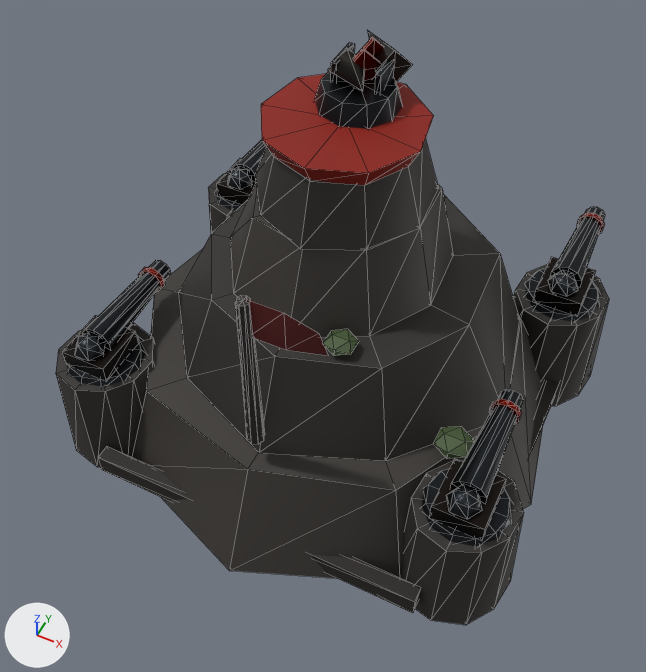
Before and after pictures for a commit that changed the glTF model public/gltf/boss-islewrath.glb.
Camera for both pictures: a 50 mm camera at (0.82, -1.78, 2.77) aimed at (-0.04, -0.04, 0.6). The axes (+X, +Y, +Z) are drawn at lower left. The lights are the same throughout. The picture after the commit comes second. Mesh edges are drawn as thin lines. Where no turn or scale is listed for an object, it has been applied to the vertices. Vertices at exactly the same position are counted once.

The scene before the commit, as lines of its bpy script (objects in view):
```python
me_mesh_0 = bpy.data.meshes.new('Mesh_0')
me_mesh_0.from_pydata(...)  # 322 vertices, 536 faces; spans x -0.76..0.77, y -0.76..1.15, z -0.03..1.42
me_mesh_0.materials.append(mat_boss_island)
me_mesh_1 = bpy.data.meshes.new('Mesh_1')
me_mesh_1.from_pydata(...)  # 107 vertices, 176 faces; spans x -0.13..0.13, y -0.13..0.34, z -0.01..0.137
me_mesh_1.materials.append(mat_boss_gun)
me_mesh_2 = bpy.data.meshes.new('Mesh_2')
me_mesh_2.from_pydata(...)  # 72 vertices, 112 faces; spans x -0.114..0.114, y -0.12..0.201, z -0.01..0.146
me_mesh_2.materials.append(mat_boss_gun)
ob_boss_gun_mesh_gun_t1 = bpy.data.objects.new('boss-gun-mesh-gun_t1', me_mesh_1)
ob_boss_gun_mesh_gun_t1.parent = ob_gun_t1
ob_boss_gun_mesh_gun_t1.location = (0.0, 0.0, 0.0)
ob_boss_gun_mesh_gun_t2 = bpy.data.objects.new('boss-gun-mesh-gun_t2', me_mesh_1)
ob_boss_gun_mesh_gun_t2.parent = ob_gun_t2
ob_boss_gun_mesh_gun_t2.location = (0.0, 0.0, 0.0)
ob_boss_gun_mesh_gun_t3 = bpy.data.objects.new('boss-gun-mesh-gun_t3', me_mesh_1)
ob_boss_gun_mesh_gun_t3.parent = ob_gun_t3
ob_boss_gun_mesh_gun_t3.location = (0.0, 0.0, 0.0)
ob_boss_gun_mesh_gun_t4 = bpy.data.objects.new('boss-gun-mesh-gun_t4', me_mesh_1)
ob_boss_gun_mesh_gun_t4.parent = ob_gun_t4
ob_boss_gun_mesh_gun_t4.location = (0.0, 0.0, 0.0)
ob_boss_island_mesh = bpy.data.objects.new('boss-island-mesh', me_mesh_0)
ob_boss_island_mesh.location = (0.0, 0.0, 0.0)
ob_boss_laser_mesh = bpy.data.objects.new('boss-laser-mesh', me_mesh_2)
ob_boss_laser_mesh.location = (0.0, 0.08, 1.42)
ob_gun_t3 = bpy.data.objects.new('gun_t3', None)
ob_gun_t3.parent = ob_boss_islewrath
ob_gun_t3.location = (-0.6, -0.45, 0.64)
ob_gun_t4 = bpy.data.objects.new('gun_t4', None)
ob_gun_t4.parent = ob_boss_islewrath
ob_gun_t4.location = (0.6, -0.45, 0.64)
```
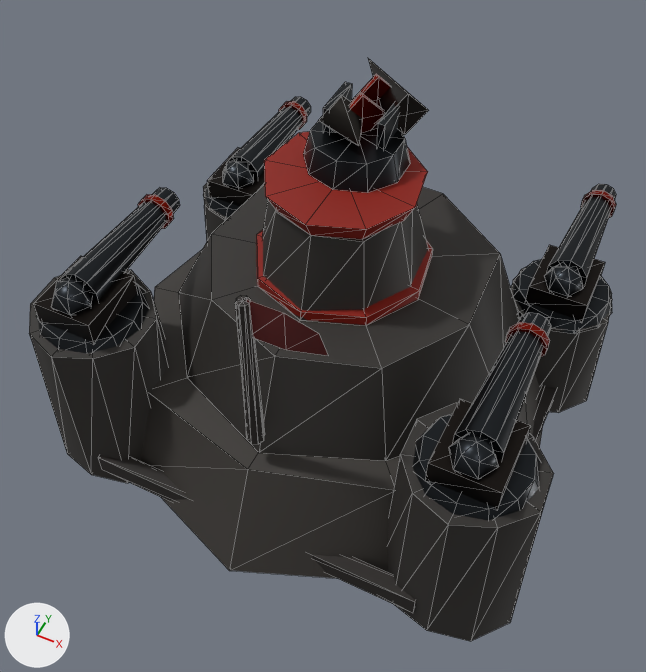
ob_gun_t3 is not drawn itself; it is the parent of ob_boss_gun_mesh_gun_t3, ob_muzzle_002, ob_hit_core_002.
ob_gun_t4 is not drawn itself; it is the parent of ob_boss_gun_mesh_gun_t4, ob_muzzle_003, ob_hit_core_003.

Boxes (x1, y1, x2, y2) around the edits, measured in the pictures (646 x 672 px; the box of a moved part takes in the faces that stretch with it):
'boss-island-mesh', reshaped (7% shorter)
    before: (56, 74, 609, 625)
    after: (29, 131, 612, 641)
'boss-gun-mesh-gun_t4', reshaped, moved (37% wider, 32% taller)
    before: (422, 389, 523, 546)
    after: (412, 312, 551, 520)
'boss-gun-mesh-gun_t3', reshaped, moved (34% wider, 32% taller)
    before: (62, 260, 171, 386)
    after: (34, 187, 180, 354)
'boss-laser-mesh', reshaped, moved (27% wider, 36% taller)
    before: (314, 30, 413, 129)
    after: (303, 58, 429, 193)
'boss-gun-mesh-gun_t2', reshaped (30% wider, 30% taller)
    before: (525, 207, 605, 322)
    after: (512, 184, 616, 334)
'boss-gun-mesh-gun_t1', reshaped
    before: (215, 140, 266, 211)
    after: (203, 97, 311, 217)
part 1 of me_mesh_0, added (red)
    after: (256, 230, 433, 325)
part 2 of me_mesh_0, deleted (red)
    before: (261, 74, 475, 459)
part 3 of me_mesh_0, moved or reshaped
    before: (56, 323, 524, 625)
    after: (29, 269, 554, 641)
part 4 of me_mesh_0, moved or reshaped
    before: (208, 173, 235, 233)
    after: (203, 183, 229, 240)
part 5 of me_mesh_0, moved or reshaped
    before: (513, 265, 609, 406)
    after: (510, 267, 612, 413)
part 6 of me_mesh_0, recoloured
    before: (233, 138, 444, 337)
    after: (262, 131, 428, 320)
part 7 of me_mesh_1, moved or reshaped
    before: (66, 188, 599, 546)
    after: (37, 172, 612, 520)
part 8 of me_mesh_1, moved or reshaped
    before: (62, 158, 595, 541)
    after: (34, 148, 605, 511)
part 9 of me_mesh_1, moved or reshaped
    before: (82, 140, 605, 503)
    after: (60, 97, 616, 460)
part 10 of me_mesh_1, moved or reshaped
    before: (138, 213, 605, 424)
    after: (138, 101, 616, 357)
part 11 of me_mesh_1, moved or reshaped
    before: (75, 167, 578, 520)
    after: (52, 159, 583, 480)
part 12 of me_mesh_2, moved or reshaped
    before: (374, 60, 394, 95)
    after: (376, 104, 399, 149)
part 13 of me_mesh_2, moved or reshaped
    before: (330, 43, 355, 82)
    after: (323, 82, 352, 133)
part 14 of me_mesh_2, moved or reshaped
    before: (362, 37, 383, 57)
    after: (351, 74, 391, 107)
part 15 of me_mesh_2, moved or reshaped
    before: (354, 48, 379, 80)
    after: (350, 92, 385, 133)
part 16 of me_mesh_2, moved or reshaped
    before: (314, 30, 413, 129)
    after: (303, 58, 429, 193)

Diff of the bpy script that builds the scene:
```diff
--- a/public/gltf/boss-islewrath.glb.py
+++ b/public/gltf/boss-islewrath.glb.py
@@ me_mesh_0 @@
-me_mesh_0.from_pydata(...)  # 322 vertices, 536 faces; spans x -0.76..0.77, y -0.76..1.15, z -0.03..1.42
+me_mesh_0.from_pydata(...)  # 271 vertices, 440 faces; spans x -0.81..0.81, y -0.76..0.72, z 0.24..1.26
+# me_mesh_0 part 1: a new loose piece of 22 vertices spanning x -0.27..0.27, y -0.27..0.25, z 0.92..0.95, in mat_boss_island
+# me_mesh_0 part 2: 7 loose pieces with 91 vertices, spanning x -0.62..0.55, y -0.36..1.15, z -0.03..1.42, are deleted
+# me_mesh_0 part 3: 41 vertices moved from x -0.35..0.31, y -0.35..0.34, z 0.92..1.38 to x -0.25..0.24, y -0.27..0.25, z 0.92..1.24; 42 vertices removed from x -0.76..0.77, y -0.62..-0.28, z 0.24..0.64; 42 vertices added at x -0.81..0.81, y -0.65..-0.25, z 0.24..0.84
+# me_mesh_0 part 4: 1 vertex moved within x -0.45, y 0.5, z 0.64; 19 vertices removed from x -0.76..-0.43, y 0.28..0.62, z 0.24..0.64; 28 vertices added at x -0.79..-0.2, y 0.25..0.65, z 0.24..0.64
+# me_mesh_0 part 5: 1 vertex moved within x 0.75, y 0.5, z 0.64; 19 vertices removed from x 0.44..0.77, y 0.28..0.62, z 0.24..0.64; 28 vertices added at x 0.2..0.79, y 0.25..0.65, z 0.24..0.64
+# me_mesh_0 part 6: 72 kept faces spanning x -0.25..0.24, y -0.27..0.25, z 0.92..1.24 get new vertex colours
 me_mesh_0.materials.append(mat_boss_island)
@@ me_mesh_1 @@
 # used by ob_boss_gun_mesh_gun_t1; parent = ob_gun_t1; location = (0.0, 0.0, 0.0)
-me_mesh_1.from_pydata(...)  # 107 vertices, 176 faces; spans x -0.13..0.13, y -0.13..0.34, z -0.01..0.137
+me_mesh_1.from_pydata(...)  # 107 vertices, 176 faces; spans x -0.17..0.17, y -0.17..0.43, z -0.01..0.176
+# me_mesh_1 part 7: the loose piece of 28 vertices spanning x -0.13..0.13, y -0.13..0.13, z -0.01..0.02 is scaled about its middle by (1.31, 1.31, 1.33), then moved by (0.0, 0.0, 0.005)
+# me_mesh_1 part 8: the loose piece of 8 vertices spanning x -0.075..0.075, y -0.095..0.075, z 0.015..0.075 is scaled about its middle by (1.27, 1.29, 1.33), then moved by (0.0, 0.0, 0.015)
+# me_mesh_1 part 9: the loose piece of 24 vertices spanning x -0.049..0.049, y -0.02..0.34, z 0.033..0.137 is scaled about its middle by 1.28, then moved by (0.0, 0.04, 0.025)
+# me_mesh_1 part 10: the loose piece of 24 vertices spanning x -0.043..0.043, y 0.27..0.29, z 0.04..0.13 is scaled about its middle by (1.29, 1.25, 1.29), then moved by (0.0, 0.08, 0.025)
+# me_mesh_1 part 11: the loose piece of 23 vertices spanning x -0.05..0.05, y -0.093..-0.007, z 0.035..0.135 is scaled about its middle by 1.28, then moved by (0.0, -0.01, 0.025)
 me_mesh_1.materials.append(mat_boss_gun)
@@ me_mesh_2 @@
-me_mesh_2.from_pydata(...)  # 72 vertices, 112 faces; spans x -0.114..0.114, y -0.12..0.201, z -0.01..0.146
+me_mesh_2.from_pydata(...)  # 72 vertices, 112 faces; spans x -0.143..0.152, y -0.15..0.296, z -0.01..0.185
+# me_mesh_2 part 12: the loose piece of 8 vertices spanning x 0.054..0.07, y -0.025..0.085, z 0.037..0.113 is scaled about its middle by (1.25, 1.27, 1.2), then moved by (0.018, 0.01, 0.025)
+# me_mesh_2 part 13: the loose piece of 8 vertices spanning x -0.07..-0.054, y -0.025..0.085, z 0.037..0.113 is scaled about its middle by (1.25, 1.27, 1.2), then moved by (-0.018, 0.01, 0.025)
+# me_mesh_2 part 14: the loose piece of 10 vertices spanning x -0.045..0.045, y 0.035..0.125, z 0.034..0.146 is scaled about its middle by 1.25, then moved by (0.0, 0.04, 0.025)
+# me_mesh_2 part 15: the loose piece of 10 vertices spanning x -0.045..0.045, y -0.025..0.065, z 0.034..0.146 is scaled about its middle by 1.25, then moved by (0.0, 0.0, 0.025)
+# me_mesh_2 part 16: 35 of 72 vertices moved; they spanned x -0.114..0.114, y -0.12..0.201, z -0.01..0.142 and now span x -0.143..0.152, y -0.15..0.296, z -0.01..0.18; mean shift (0.003, 0.002, 0.012); largest move (-0.071, 0.201, 0.09) -> (-0.106, 0.296, 0.115)
 me_mesh_2.materials.append(mat_boss_gun)
@@ ob_gun_t3 @@
 ob_gun_t3.parent = ob_boss_islewrath
-ob_gun_t3.location = (-0.6, -0.45, 0.64)
+ob_gun_t3.location = (-0.6, -0.45, 0.84)
@@ ob_gun_t4 @@
 ob_gun_t4.parent = ob_boss_islewrath
-ob_gun_t4.location = (0.6, -0.45, 0.64)
+ob_gun_t4.location = (0.6, -0.45, 0.84)
@@ ob_boss_laser_mesh @@
 ob_boss_laser_mesh = bpy.data.objects.new('boss-laser-mesh', me_mesh_2)
-ob_boss_laser_mesh.location = (0.0, 0.08, 1.42)
+ob_boss_laser_mesh.location = (0.0, 0.08, 1.25)
```
